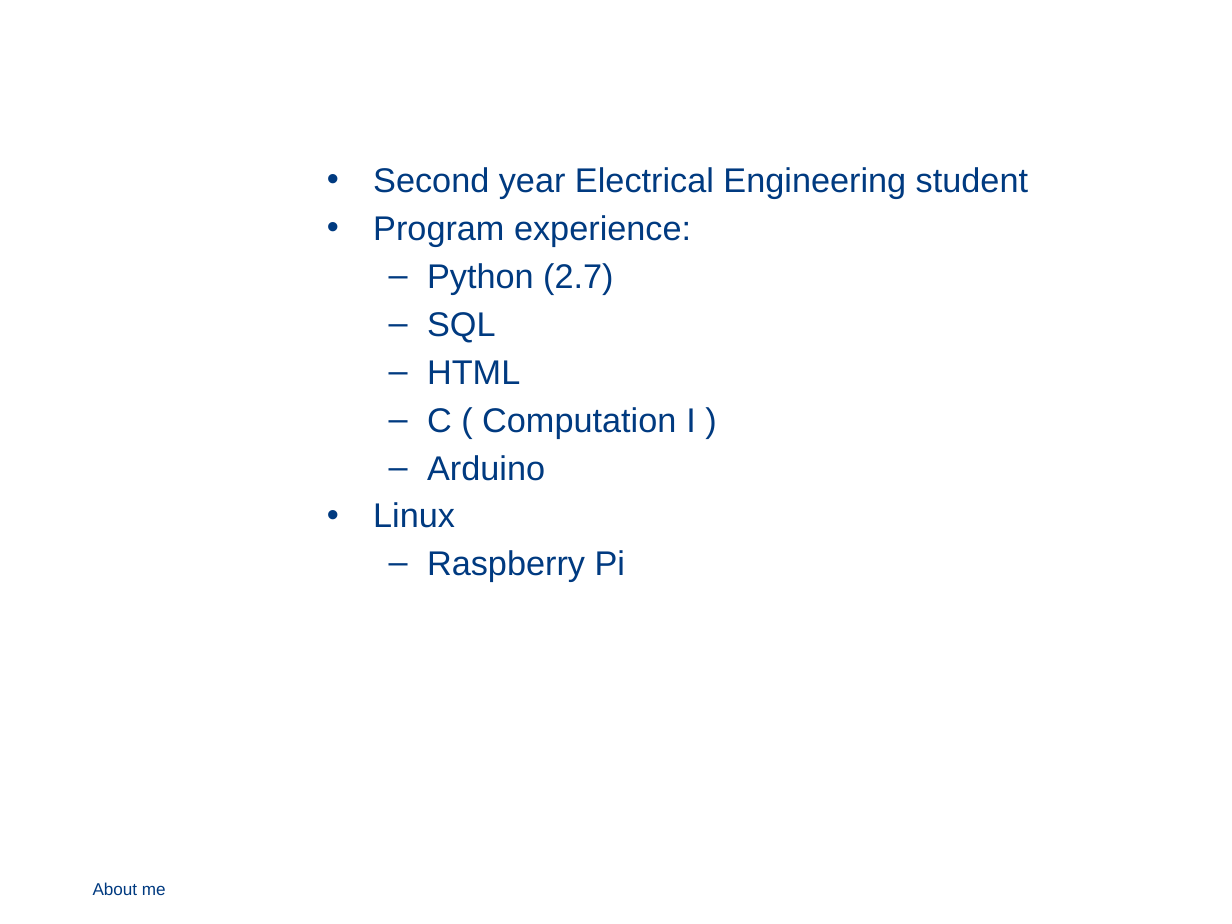
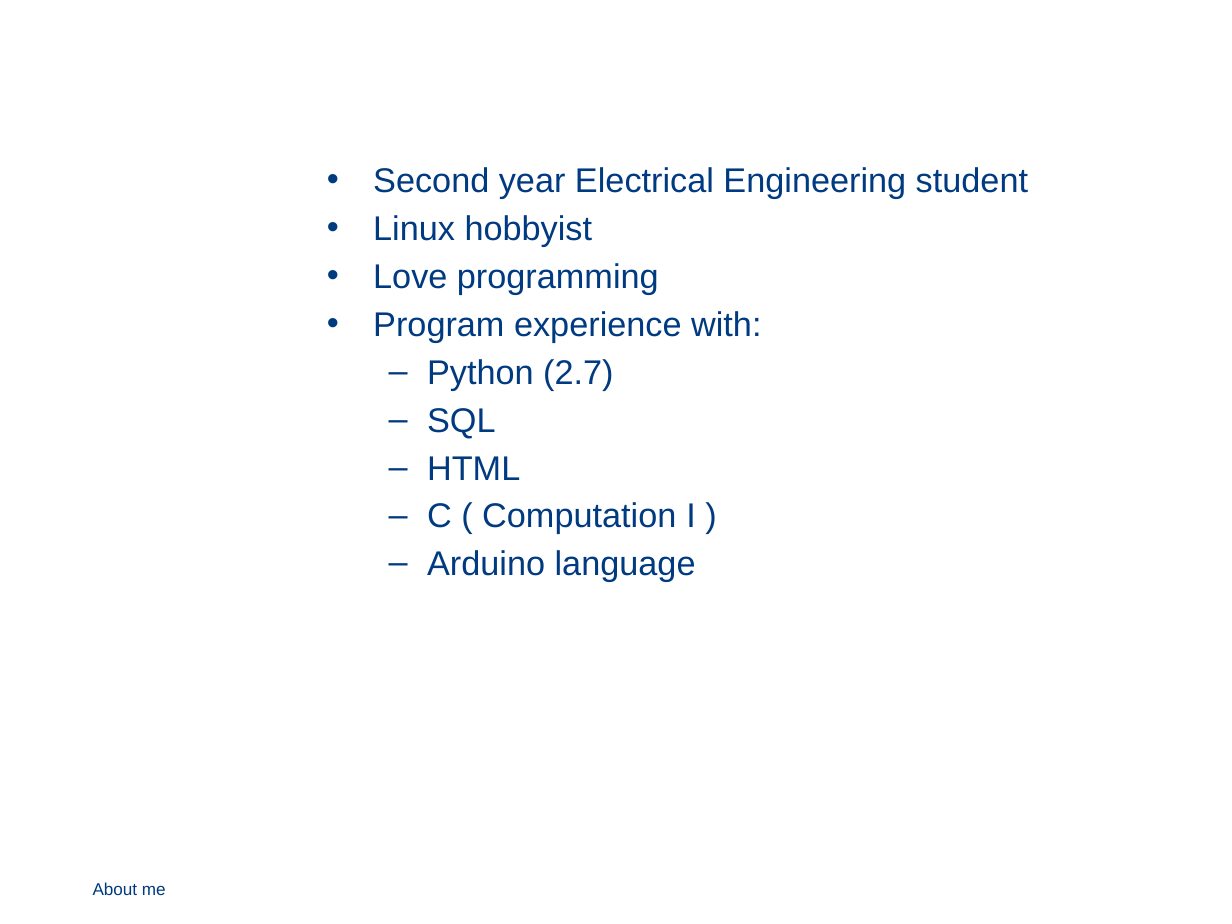
Before and after one commit to martijnvandijke/Computation-2, a slide deck: slide 2 of Presentation/Tower Defense.pptx. Drawn at 1232x924 pixels with LibreOffice and Linux fonts; fonts in the diff are those of the drawing; background and template pictures are left out. Boxes give left, top, right and bottom in pixels: in the first picture for what was removed or moved away, otherwise in the second. Text is boxed around its words. In the diff, an @@ line names an element or a change of style, - is before the commit and + after.

```diff
--- a/Presentation/Tower Defense.pptx
+++ b/Presentation/Tower Defense.pptx
@@ text at bbox=[373, 215, 761, 342]: text changed @@
-• Program experience:
+• Linux hobbyist
+• Love programming
+• Program experience with:
@@ text at bbox=[427, 550, 696, 582]: text changed @@
-  – Arduino
-• Linux
-  – Raspberry Pi
+  – Arduino language
```
Also in this commit, not shown: 7 other slides changed, 36 other files.
